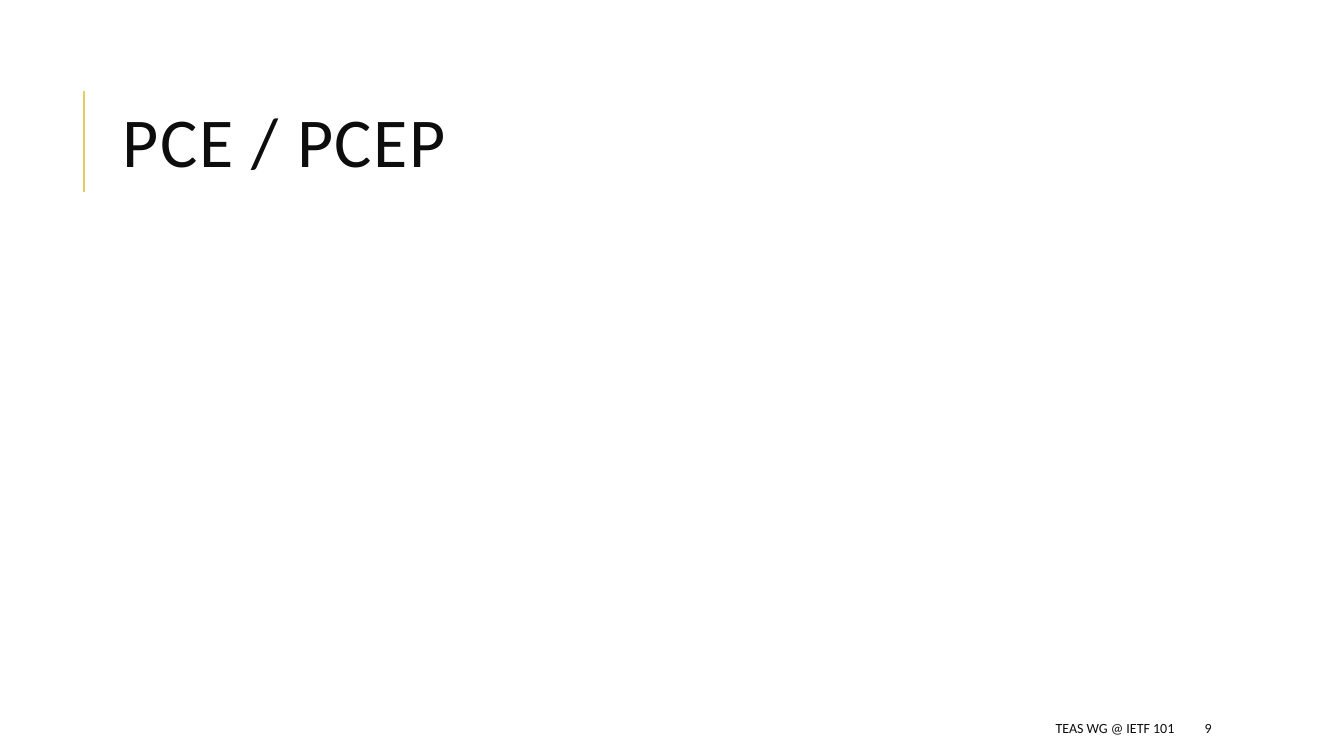
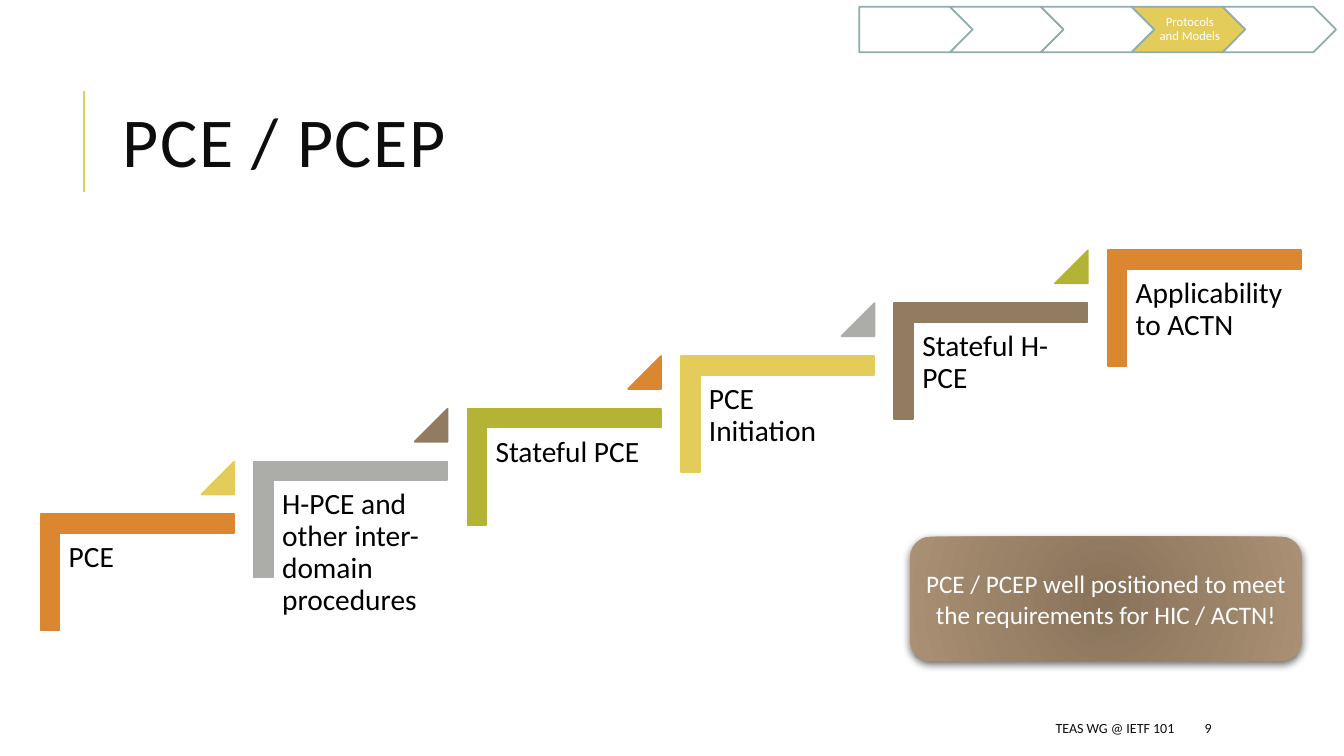
Before and after one commit to dhruvdhody-huawei/101, a slide deck: slide 9 of draft-li-teas-hierarchy-ip-controllers.pptx. Drawn at 1344x756 pixels with LibreOffice and Linux fonts; fonts in the diff are those of the drawing. Boxes give left, top, right and bottom in pixels: in the first picture for what was removed or moved away, otherwise in the second. Text is boxed around its words. In the diff, an @@ line names an element or a change of style, - is before the commit and + after.

```diff
--- a/draft-li-teas-hierarchy-ip-controllers.pptx
+++ b/draft-li-teas-hierarchy-ip-controllers.pptx
@@ group added at (x1=859, y1=7, x2=1337, y2=52): 4 chevrons, 1 pentagon arrow, 1 text @@
+Protocols and Models
@@ group added at (x1=41, y1=250, x2=1301, y2=631): 6 corners, 6 texts, 5 triangles @@
+PCE
+H-PCE and other inter-domain procedures
+Stateful PCE
+PCE Initiation
+Stateful H-PCE
+Applicability to ACTN
@@ rounded rectangle added at (x1=910, y1=536, x2=1303, y2=660), fill gradient #88745A to #AA9175, 18 pt, text #FFFFFF @@
+PCE / PCEP well positioned to meet the requirements for HIC / ACTN!
```
Also in this commit, not shown: 9 other slides changed, 1 slide added, 1 other file.
